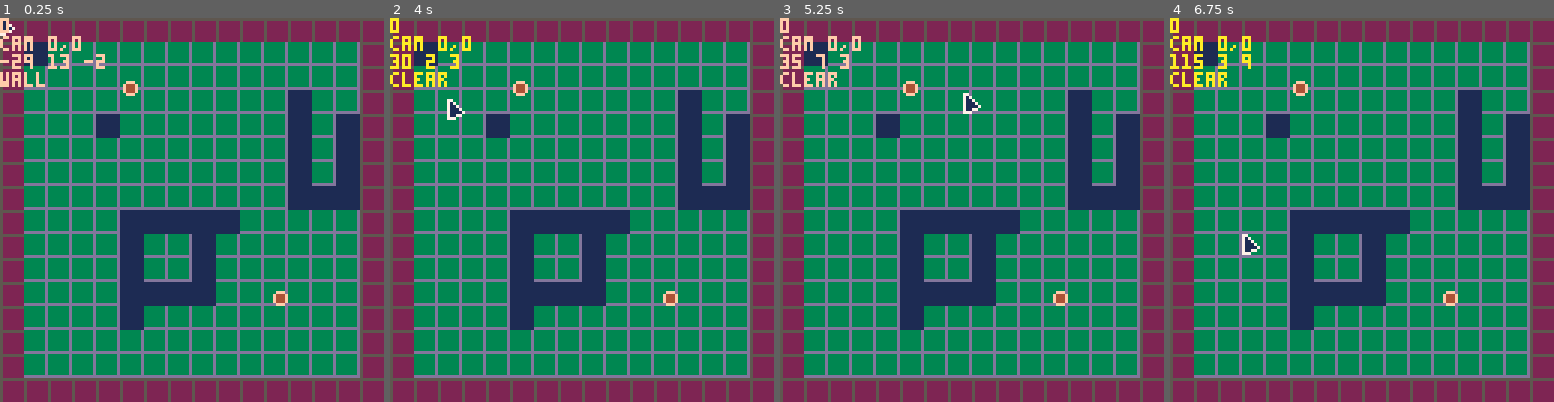
Above: before the commit, frames 1-4 (left to right).
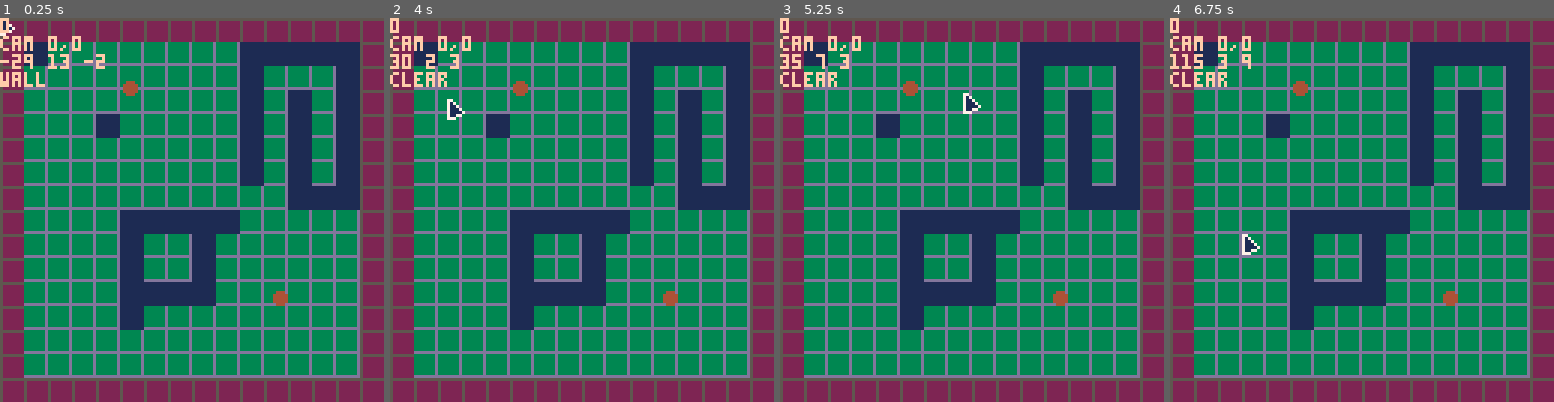
Above: after the commit, the same moments.

Repository: pvan/pico8
Game: PICO-8 cartridge peep.p8
Two runs of this game, one before a commit and one after it. Both use one fixed random seed, a clock stepped at 60 frames per second and the inputs below.
Inputs (mouse positions are in pixels of both pictures, inside the frame that each line leads up to):
- Up to frame 1 (0.25 s): no input
- Up to frame 2 (4 s): click (670, 121) at 0.67 s; click (436, 267) at 1.22 s; click (497, 114) at 1.77 s; click (562, 259) at 2.32 s; click (624, 106) at 2.87 s; click (685, 256) at 3.42 s; click (451, 102) at 3.97 s
- Up to frame 3 (5.25 s): click (902, 248) at 4.52 s; click (964, 94) at 5.07 s
- Up to frame 4 (6.75 s): click (1419, 244) at 5.62 s; click (1481, 90) at 6.17 s; click (1246, 236) at 6.72 s

The runs differ from the first frame. In frame 1, 4.8% of the frame differs, in the area x 32-94%, y 6-75%; in frame 2, 5.8%; in frame 3, 4.8%; in frame 4, 5.8%, in the area x 0-94%, y 0-75%.

Commit message:
peep: avoid moving through each other
better might be allow moving through
but disallow same end position
(check for collision when targeting,
not when pathfinding)

Diff:
--- a/peep.p8
+++ b/peep.p8
@@ -16,6 +16,19 @@
 
 camx=0
 camy=0
+
+forbidden={}
+
+msglen=0
+msgtext=""
+function msg(text)
+ if text then
+  msgtext=text
+  msglen=20
+ else
+  msglen=0
+ end
+end
 
 function _init()
  cls()
@@ -61,12 +74,9 @@
 
  -- give commands
  if rmdown() then
-  --occupied
   local tix,tiy=flr(mx/8),flr(my/8)
   if not wallat(windex(tix,tiy)) then
    for i in all(selected) do
-    --peeps[i].tx=tix*8
-    --peeps[i].ty=tiy*8
 
     local newpath = pathfind( --uses world
      {flr(peeps[i].x/8),flr(peeps[i].y/8)},
@@ -76,29 +86,18 @@
      peeps[i].tx=tix*8
      peeps[i].ty=tiy*8
      peeps[i].path=newpath
+     --add(forbidden,windex(tix,tiy))
+     forbidden[i]=windex(tix,tiy)
+    else
+     msg("no path")
     end
 
-    --add(forbidden,{mx,my})
    end
-   printblocked=false
   else
-   printblocked=true
-  end
- end
-
- --[[
- --todo: only pathfind if
- -- we don't alraedy have a path to goal
- --create path to reach target
- for i=1,#peeps do
-  if peeps[i] and peeps[i].x and peeps[i].tx then
-   local path=peeps[i].path
-   if path[#path].
-   peeps[i].path = pathfind( --uses world
-    {flr(peeps[i].x/8),flr(peeps[i].y/8)},
-    {flr(peeps[i].tx/8),flr(peeps[i].ty/8)})
-  end
- end]]
+   msg("blocked")
+  end
+ end
+
 
  -- box selection
  if lmdown() then
@@ -114,11 +113,17 @@
 	 nobox = length({mx-mdx,my-mdy}) < 1
   for i=1,#peeps do
    if nobox then
-    if length({mx-peeps[i].x,my-peeps[i].y}) < 2 then --todo: use sprite collision box here?
+   --todo: use sprite collision box here?
+    if length(
+     {mx-(peeps[i].x+3),
+      my-(peeps[i].y+3)}) < 2
+    then
     	add(selected,i)
     end
    else
-    if pinrect(peeps[i],mdx,mdy,mx,my) then
+    if pinrect(
+     {peeps[i].x+3,peeps[i].y+3},
+     mdx,mdy,mx,my) then
      add(selected,i)
     end
    end
@@ -126,27 +131,10 @@
  end
 
 
- --[[
- for p in all(peeps) do
-  if p.path != nil then
-   local tix,tiy=wxy(p.path[1])
-   local tx,ty = tix*8,tiy*8
-   dx = tx-p.x
-   dy = ty-p.y
-   local angle = atan2(tx-p.x,ty-p.y)
-  end
- end]]
-
 
  -- update peep's movement
  for p in all(peeps) do
   if p.path != nil and p.path[1]!=nil then
-  --nearestp=p.path
-  --for sq in all(p.path) do
-  -- tix,tiy=wxy(sq)
-  --end
-
-   --dy = p.ty-p.y
    local tix,tiy=wxy(p.path[1])
    local tx,ty=tix*8,tiy*8
 	  local dx,dy = tx-p.x,ty-p.y
@@ -209,7 +196,7 @@
 	 else
  	 circfill(peeps[i].x+3,peeps[i].y+3,2,4)
 	 end
-	 circ(peeps[i].tx+3,peeps[i].ty+3,2,15)
+	 --circ(peeps[i].tx+3,peeps[i].ty+3,2,15)
  end
 
  --draw paths
@@ -218,7 +205,13 @@
   if path != nil then
    for i=1,#path do
     tix,tiy=wxy(path[i])
-    spr(0,tix*8,tiy*8)
+    --draw goal differently
+    if i==#path then
+     circ(tix*8+3,tiy*8+3,2,15)
+    else
+     circ(tix*8+3,tiy*8+3,1,15)
+     --spr(1,tix*8,tiy*8)
+    end
    end
   end
  end
@@ -237,6 +230,8 @@
 
 
 	--debug
+ color(15)
+
  print(#selected)
  --debug_print_mouse()
  print("cam "..camx..","..camy)
@@ -254,8 +249,12 @@
  then print("wall")
  else print("clear") end
 
- if (printblocked) then print("blocked") end
-
+ msglen-=1
+ if (msglen>0) then print(msgtext) end
+
+ for f in all(forbidden) do
+  print(f)
+ end
 end
 -->8
 --util
@@ -336,8 +335,13 @@
  miny=min(y0,y1)
  maxx=max(x0,x1)
  maxy=max(y0,y1)
- return p.x>minx and p.x<maxx
-    and p.y>miny and p.y<maxy
+ if p.x and p.y then
+  return p.x>minx and p.x<maxx
+     and p.y>miny and p.y<maxy
+ else
+  return p[1]>minx and p[1]<maxx
+     and p[2]>miny and p[2]<maxy
+ end
 end
 -->8
 --mouse
@@ -399,12 +403,12 @@
 worldx = 14
 worldy = 14
 world = {
-1,0,0,0,0,0,0,0,0,0,0,0,0,0,
-0,0,0,0,0,0,0,0,0,0,0,0,0,0,
-0,0,0,0,0,0,0,0,0,0,0,1,0,0,
-0,0,0,1,0,0,0,0,0,0,0,1,0,1,
-0,0,0,0,0,0,0,0,0,0,0,1,0,1,
-0,0,0,0,0,0,0,0,0,0,0,1,0,1,
+1,0,0,0,0,0,0,0,0,1,1,1,1,1,
+0,0,0,0,0,0,0,0,0,1,0,0,0,1,
+0,0,0,0,0,0,0,0,0,1,0,1,0,1,
+0,0,0,1,0,0,0,0,0,1,0,1,0,1,
+0,0,0,0,0,0,0,0,0,1,0,1,0,1,
+0,0,0,0,0,0,0,0,0,1,0,1,0,1,
 0,0,0,0,0,0,0,0,0,0,0,1,1,1,
 0,0,0,0,1,1,1,1,1,0,0,0,0,0,
 0,0,0,0,1,0,0,1,0,0,0,0,0,0,
@@ -470,6 +474,11 @@
 
 --takes 1d index
 function wallat(index)
+ if forbidden then
+  if has(forbidden,index) then
+   return true
+  end
+ end
  return wiswall(wget(index))
 end
 
@@ -509,7 +518,18 @@
  print("pathing from "..start.." to "..goal)
 
  if start==goal then return {} end
- if wallat(goal) then return {} end --safety, shouldn't even call if this is the case
+
+ --if goal is wall, try using a neighbor as a goal instead
+ --if wallat(goal) then return {} end --safety, shouldn't even call if this is the case
+ if wallat(goal) then
+  local neighbors = wneighbors(goal)
+  for n in all(neighbors) do
+   if not wallat(n) then
+    goal = n
+    break
+   end
+  end
+ end
 
  -- list of tuples of {index,priority}
  -- kept in order of priority
@@ -610,8 +630,8 @@
 00000000000000000000000000000000000000000000000000000000000000000000000000000000000000000000000000000000000000000000000000000000
 00000000000000000000000000000000000000000000000000000000000000000000000000000000000000000000000000000000000000000000000000000000
 00000000000000000000000000000000000000000000000000000000000000000000000000000000000000000000000000000000000000000000000000000000
-00000000000000000000000000000000000000000000000000000000000000000000000000000000000000000000000000000000000000000000000000000000
-00000000000000000000000000000000000000000000000000000000000000000000000000000000000000000000000000000000000000000000000000000000
+00077000000000000000000000000000000000000000000000000000000000000000000000000000000000000000000000000000000000000000000000000000
+00077000000000000000000000000000000000000000000000000000000000000000000000000000000000000000000000000000000000000000000000000000
 00000000000000000000000000000000000000000000000000000000000000000000000000000000000000000000000000000000000000000000000000000000
 00000000000000000000000000000000000000000000000000000000000000000000000000000000000000000000000000000000000000000000000000000000
 00000000000000000000000000000000000000000000000000000000000000000000000000000000000000000000000000000000000000000000000000000000
